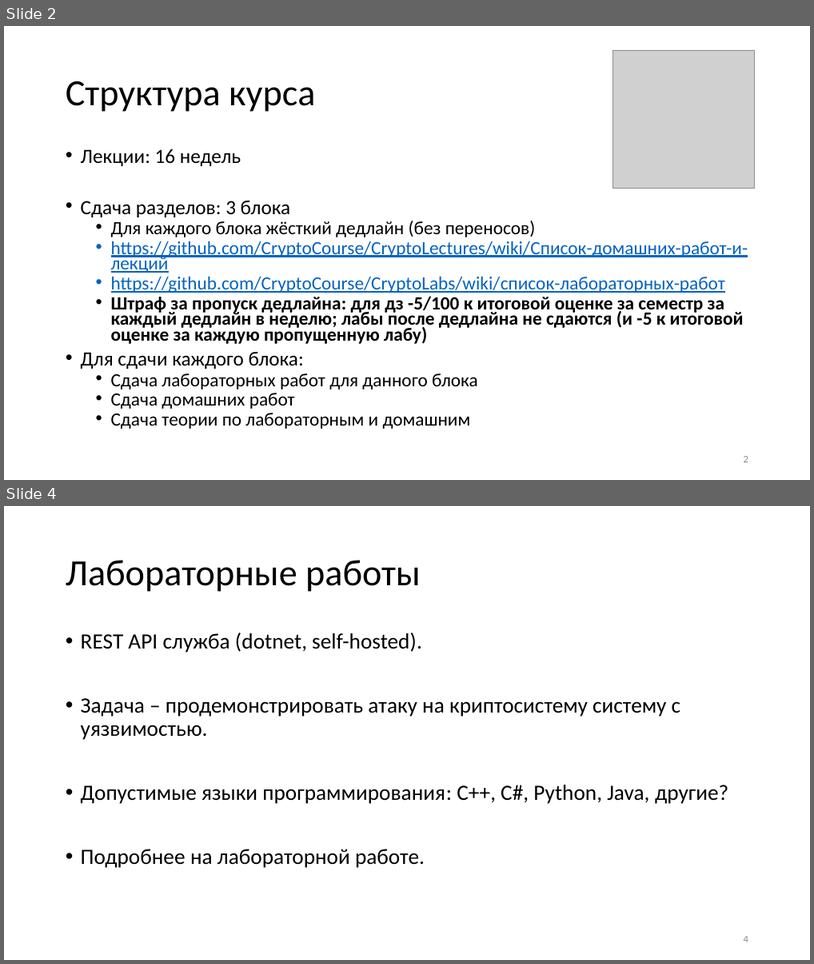
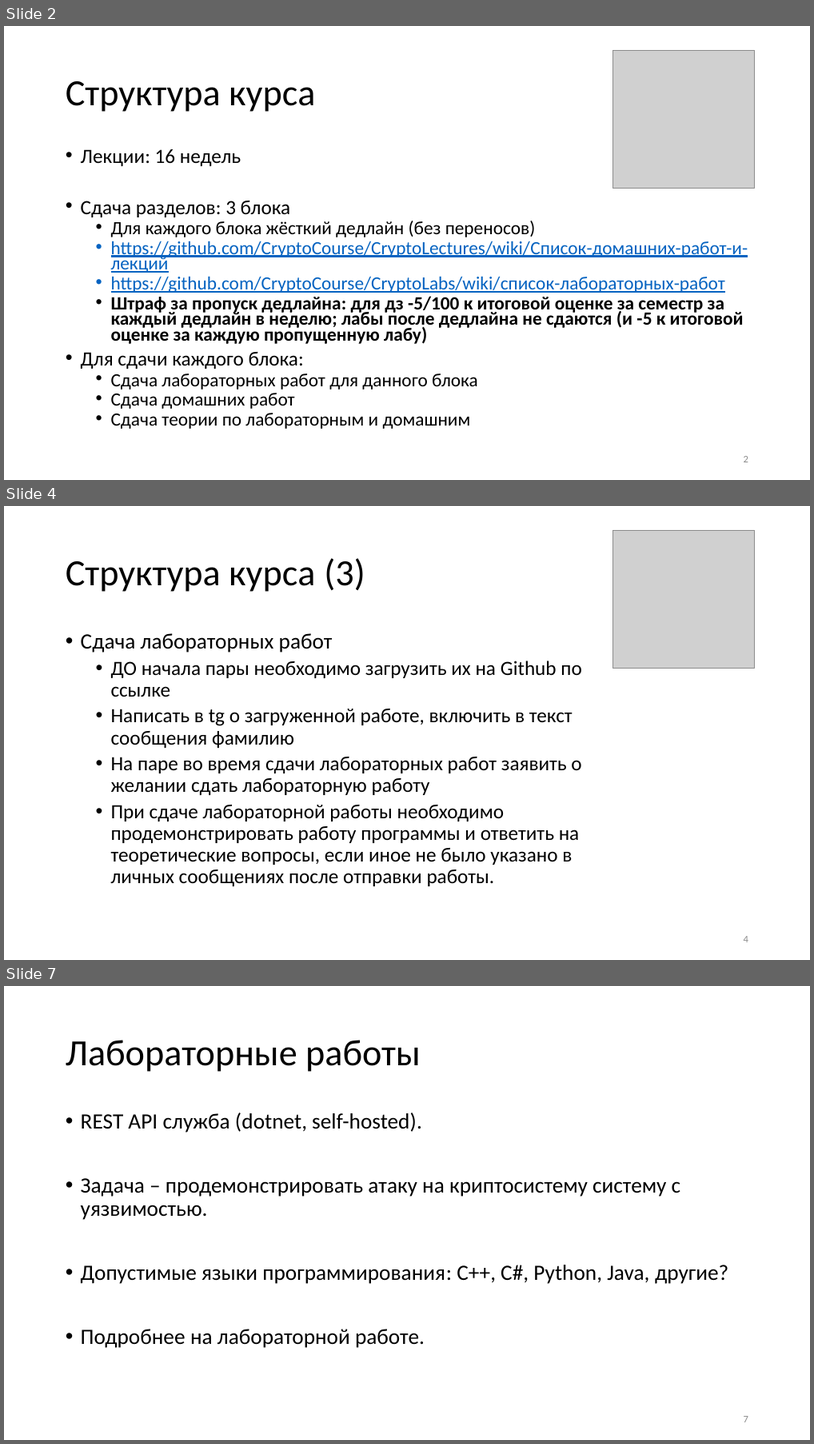
Before and after one commit to CryptoCourse/CryptoLectures, a slide deck: Lectures/Lecture1.pptx. Shown one above the other, each under a label of ours: slides 2 and 4 before the commit, slides 2, 4 and 7 after it; the slides between them are not shown. The pictures are 814x964 and 814x1444 pixels, drawn with LibreOffice and Linux fonts; fonts in the diff are those of the drawing; grey boxes stand for pictures. Boxes give left, top, right and bottom in pixels: in the first picture for what was removed or moved away, otherwise in the second. Text is boxed around its words. In the diff, an @@ line names an element or a change of style, - is before the commit and + after.

```diff
--- a/Lectures/Lecture1.pptx
+++ b/Lectures/Lecture1.pptx
@@ slide 4 added at [4, 506, 810, 960], background #FFFFFF @@
@@ picture added at [613, 530, 754, 668] @@
@@ title added at [66, 558, 365, 592], 44 pt, text #000000 @@
+Структура курса (3)
@@ text added at [81, 633, 582, 886], 24 pt, text #000000 @@
+• Сдача лабораторных работ
+  • ДО начала пары необходимо загрузить их на Github по ссылке
+  • Написать в tg о загруженной работе, включить в текст сообщения фамилию
+  • На паре во время сдачи лабораторных работ заявить о желании сдать лабораторную работу
+  • При сдаче лабораторной работы необходимо продемонстрировать работу программы и ответить на теоретические вопросы, если иное не было указано в личных сообщениях после отправки работы.
@@ page number added at [744, 936, 749, 942], 12 pt, text #8C8C8C @@
+4
@@ what was slide 4 is now slide 7 @@
@@ page number at [744, 1416, 749, 1422]: text changed @@
-4
+7
```
Also in this commit, not shown: 3 slides changed, 2 other slides added.
